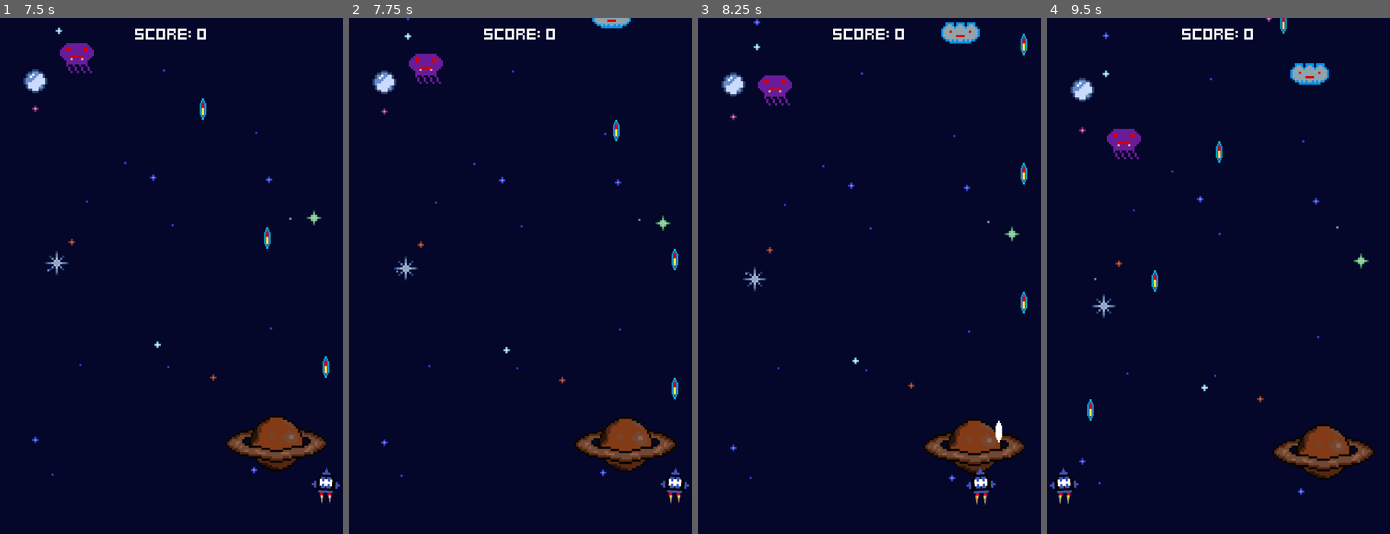
Above: before the commit, frames 1-4 (left to right).
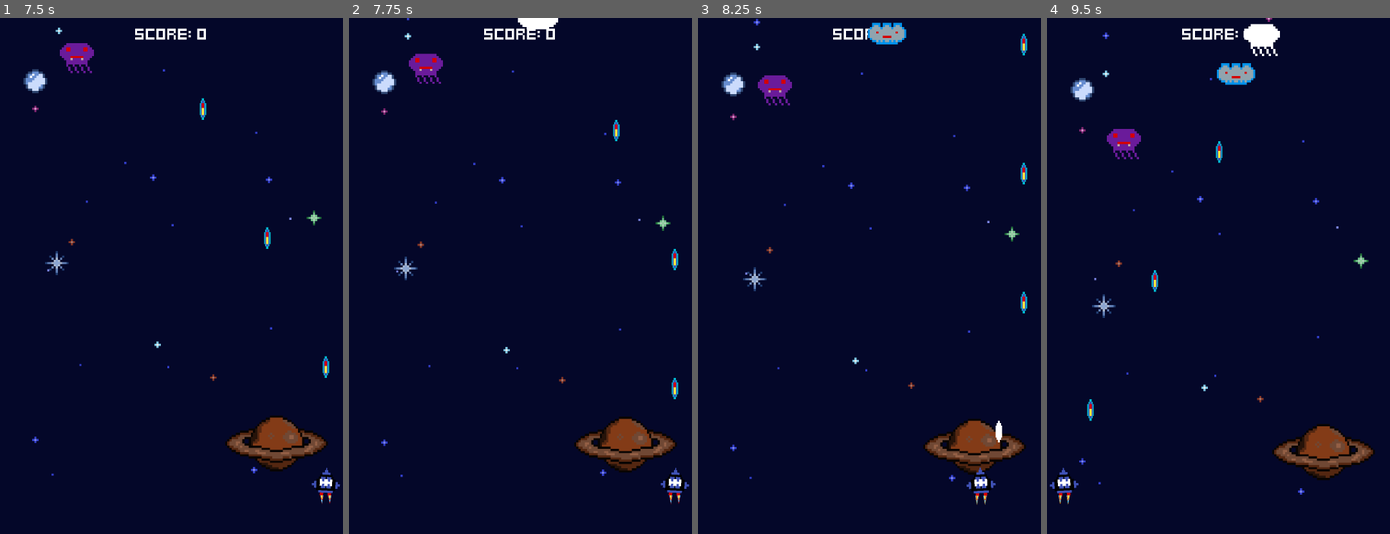
Above: after the commit, the same moments.

Repository: qaramanis/galaxia-invaders
Game: Godot game, scene res://menus/menu.tscn
The game is run twice, just before and just after one commit, with the same random seed, the same clock (stepped at 60 frames per second) and the same inputs.
Inputs:
- Up to frame 1 (7.5 s): tap Enter (ui_accept) at 0.5, 0.77, 1.25, 1.52, 3.02, 3.77, 4.52, 6.02, 6.77 s; hold Right (right) 0.53-1.28 s; hold A (left) 1.28-2.03 s; hold Right (right) 2.03-3.53 s; hold A (left) 3.53-5.78 s; hold Right (right) from 5.78 s (still down)
- Up to frame 2 (7.75 s): keep holding Right (right); tap Enter (ui_accept) at 7.52 s
- Up to frame 3 (8.25 s): release Right (right) at 8.03 s; hold A (left) from 8.03 s (still down)
- Up to frame 4 (9.5 s): keep holding A (left); tap Enter (ui_accept) at 9.02 s

Frame 1 is identical in both runs. In frame 2, 0.4% of the frame differs, in the area x 49-83%, y 0-3%; in frame 3, 0.8%; in frame 4, 1.3%, in the area x 49-83%, y 0-13%.
Error before the commit: Cannot call method 'change_scene_to_file' on a null value. (res://menus/menu.gd:13)
Error after the commit: Cannot call method 'change_scene_to_file' on a null value. (res://menus/menu.gd:11)

Commit message:
final touches + icon

Diff:
--- a/enemies/enemy_generator/enemy_generator.gd
+++ b/enemies/enemy_generator/enemy_generator.gd
@@ -34,5 +34,5 @@
 func handle_spawn(enemy_scene: PackedScene, timer: Timer, time_offset: float = 1.0) -> void:
 	spawner_component.scene = enemy_scene
 	spawner_component.spawn(Vector2(randf_range(margin, screen_width-margin), 0))
-	var spawn_rate = time_offset / (0.5 + (game_stats.score * 0.02))
-	timer.start()
+	var spawn_rate = time_offset / (0.5 + (game_stats.score * 0.002))
+	timer.start(spawn_rate + randf_range(0.25, 0.5))
--- a/enemies/kalamaris/kalamaris_enemy.tscn
+++ b/enemies/kalamaris/kalamaris_enemy.tscn
@@ -59,8 +59,11 @@
 velocity = Vector2(0, 20)
 
 [node name="StatsComponent" parent="." index="4"]
-health = 2
+health = 4
 
 [node name="VisibleOnScreenNotifier2D" parent="." index="5"]
 position = Vector2(4.17233e-07, 4.17233e-07)
 scale = Vector2(0.8, 0.8)
+
+[node name="ScoreComponent" parent="." index="12"]
+adjust_amount = 4
--- a/enemies/kavouris/kavouris_enemy.tscn
+++ b/enemies/kavouris/kavouris_enemy.tscn
@@ -59,7 +59,7 @@
 velocity = Vector2(0, 10)
 
 [node name="StatsComponent" parent="." index="4"]
-health = 7
+health = 10
 
 [node name="VisibleOnScreenNotifier2D" parent="." index="5"]
 position = Vector2(0.0742856, -0.0533337)
--- a/enemies/keravnos/keravnos_enemy.tscn
+++ b/enemies/keravnos/keravnos_enemy.tscn
@@ -94,11 +94,11 @@
 velocity = Vector2(0, 15)
 
 [node name="StatsComponent" parent="." index="4"]
-health = 3
+health = 6
 
 [node name="VisibleOnScreenNotifier2D" parent="." index="5"]
 position = Vector2(2.38419e-07, 5.96046e-07)
 scale = Vector2(0.9, 0.8)
 
 [node name="ScoreComponent" parent="." index="12"]
-adjust_amount = 8
+adjust_amount = 6
--- a/enemies/prasinos_magkas/prasinos_magkas_enemy.tscn
+++ b/enemies/prasinos_magkas/prasinos_magkas_enemy.tscn
@@ -73,7 +73,7 @@
 scale = Vector2(0.9, 0.7)
 
 [node name="ScoreComponent" parent="." index="12"]
-adjust_amount = 20
+adjust_amount = 10
 
 [node name="States" type="Node" parent="." index="13"]
 
--- a/menus/game_over.gd
+++ b/menus/game_over.gd
@@ -22,7 +22,7 @@
 		game_stats.score = 0
 		TransitionScreen.transition()
 		await get_tree().create_timer(1).timeout
-		get_tree().change_scene_to_file("res://menus/menu.tscn")
+		get_tree().change_scene_to_file("res://world.tscn")
 
 func load_highscore() -> void:
 	var config = ConfigFile.new()
--- a/menus/menu.gd
+++ b/menus/menu.gd
@@ -8,6 +8,4 @@
 	if Input.is_action_just_pressed("ui_accept"):
 		TransitionScreen.transition()
 		await TransitionScreen.on_transition_finished
-
-
 		get_tree().change_scene_to_file("res://world.tscn")
--- a/player_ship/ship.tscn
+++ b/player_ship/ship.tscn
@@ -133,7 +133,6 @@
 
 [node name="StatsComponent" type="Node" parent="."]
 script = ExtResource("11_1xpe7")
-health = 3
 metadata/_custom_type_script = "uid://rbj8cldddtlp"
 
 [node name="HurtboxComponent" type="Area2D" parent="."]
Binary file added: assets/icon.aseprite
Not shown, changed: export_presets.cfg
Not shown, changed: icon.svg
Not shown, changed: galaxia-invaders.exe
